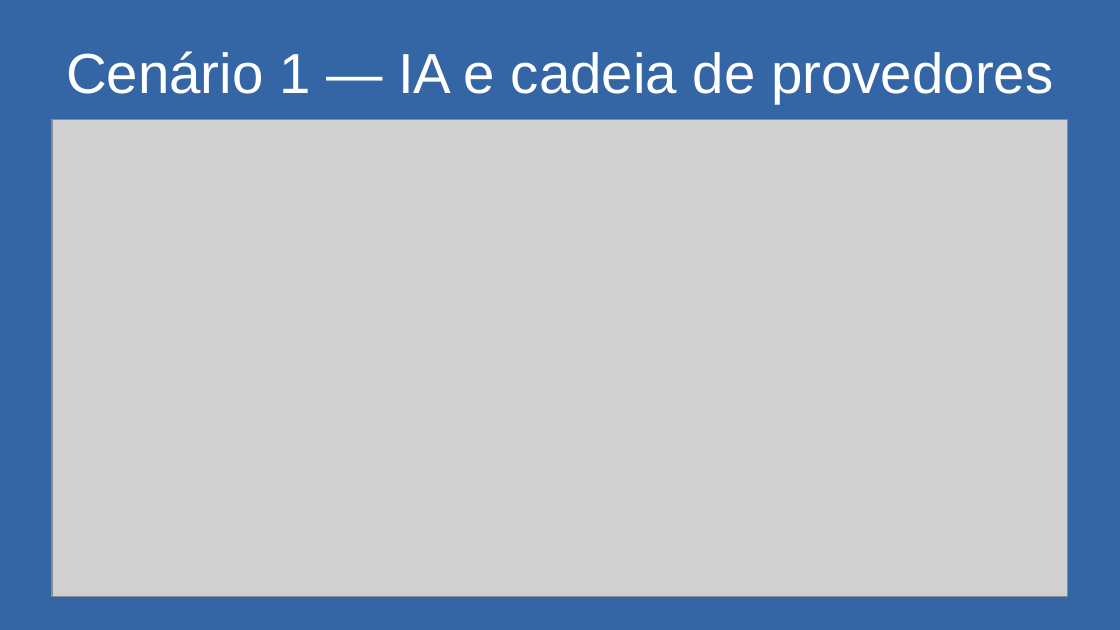
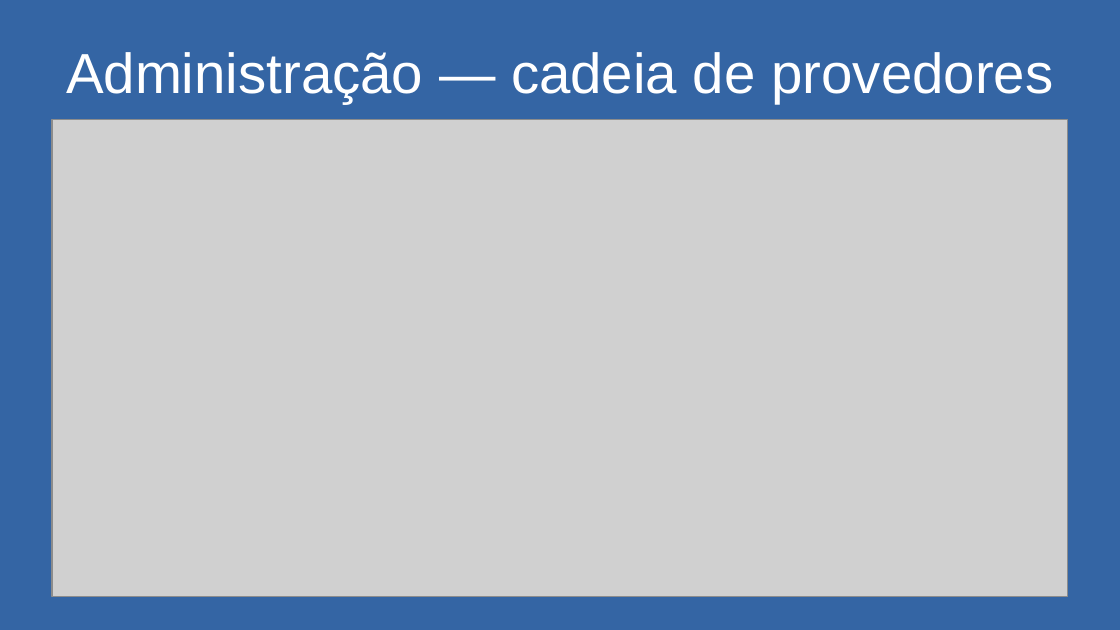
Before and after one commit to matheuskkg/les, a slide deck: slide 63 of docs/entregas/pptxs/24-11/24-11.pptx (slide 46 before the commit). Drawn at 1120x630 pixels with LibreOffice and Linux fonts; fonts in the diff are those of the drawing; grey boxes stand for pictures. Boxes give left, top, right and bottom in pixels: in the first picture for what was removed or moved away, otherwise in the second. Text is boxed around its words. In the diff, an @@ line names an element or a change of style, - is before the commit and + after.

```diff
--- a/docs/entregas/pptxs/24-11/24-11.pptx
+++ b/docs/entregas/pptxs/24-11/24-11.pptx
@@ text at [66,52,1053,104]: text changed @@
-Cenário 1 — IA e cadeia de provedores
+Administração — cadeia de provedores
```
Also in this commit, not shown: 11 other slides changed, 12 slides added, 4 slides removed.
